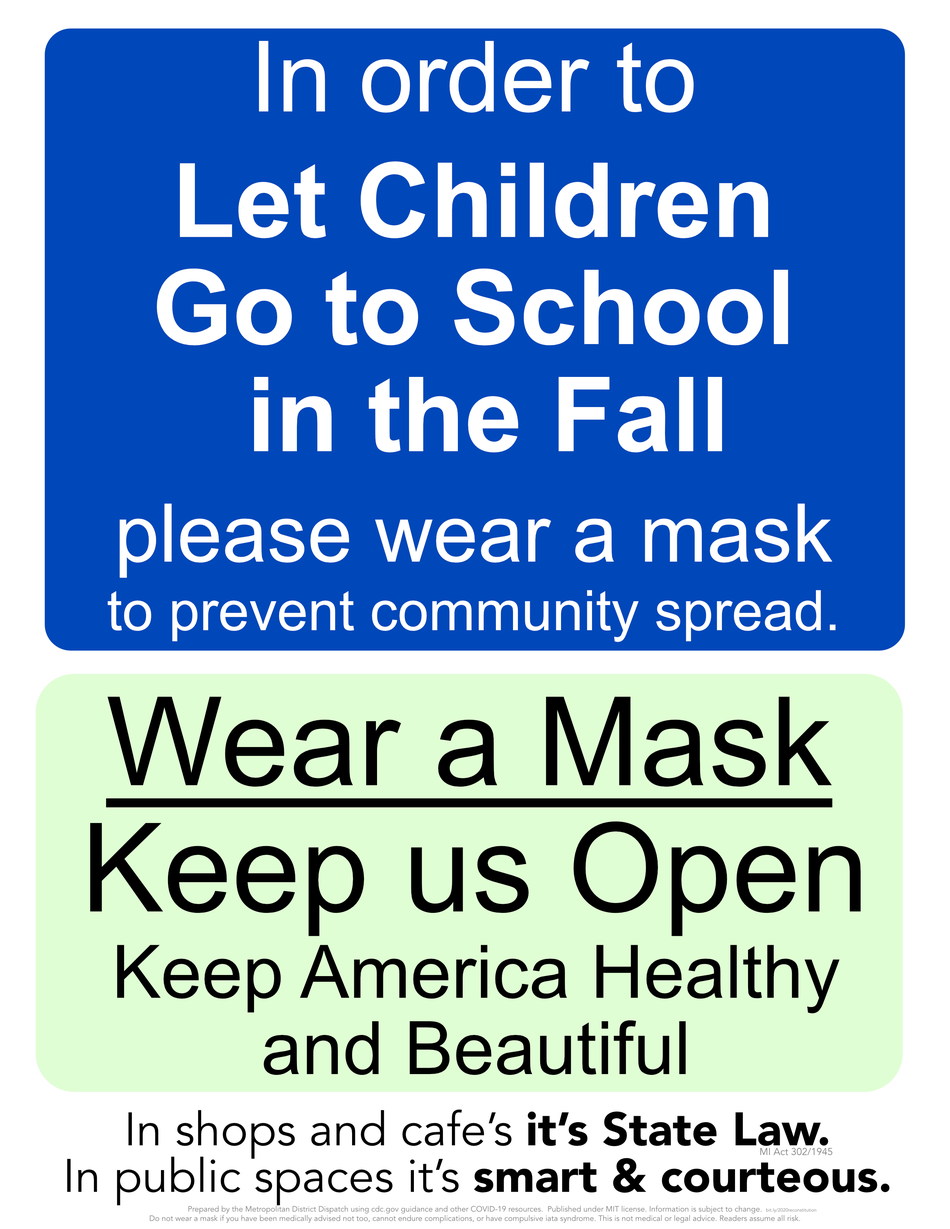
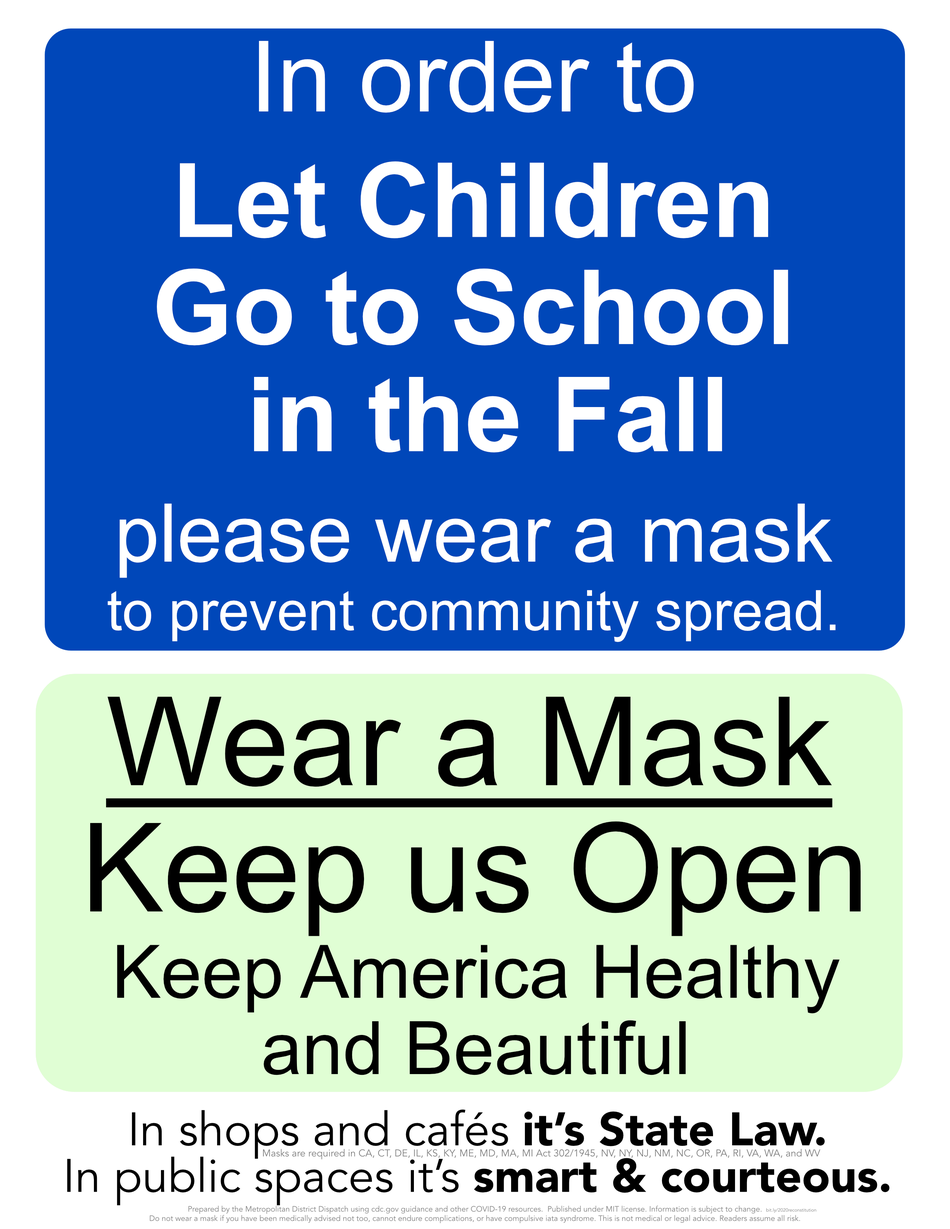
Revision of a layered (950, 1229) image; what changed, layer by layer:
painted on (unnamed layer) (6th of 15, in (unnamed layer)) over [262, 1148, 833, 1160]
painted on (unnamed layer) (7th of 15, in (unnamed layer)) over [128, 1109, 829, 1160]
